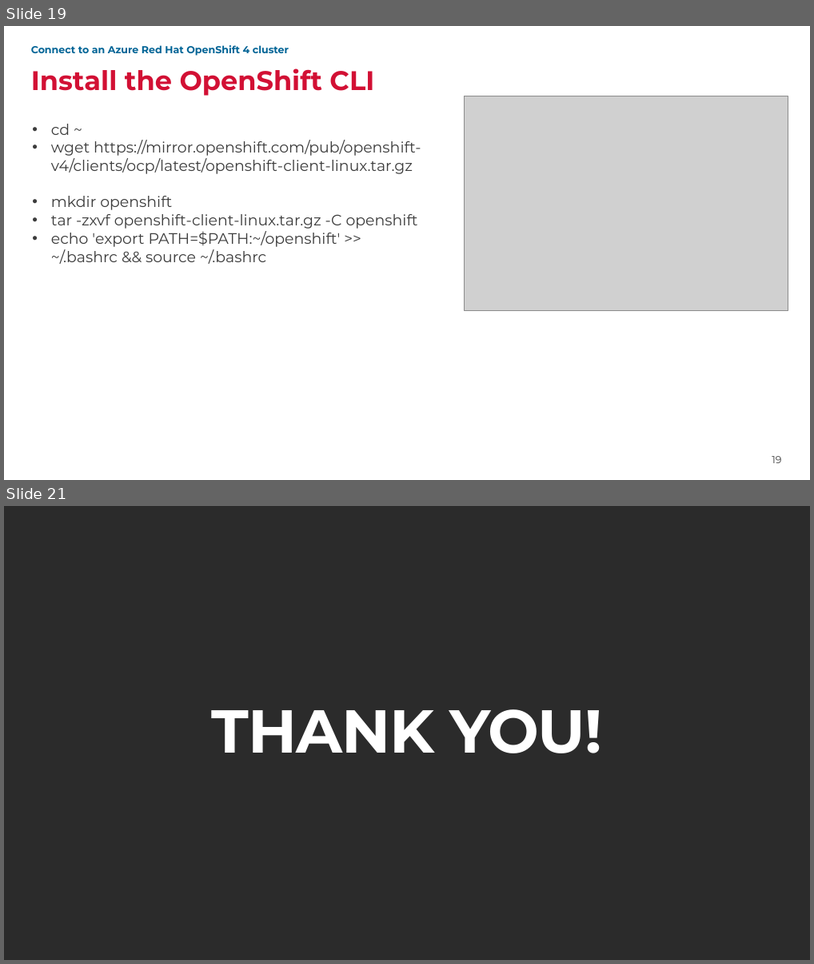
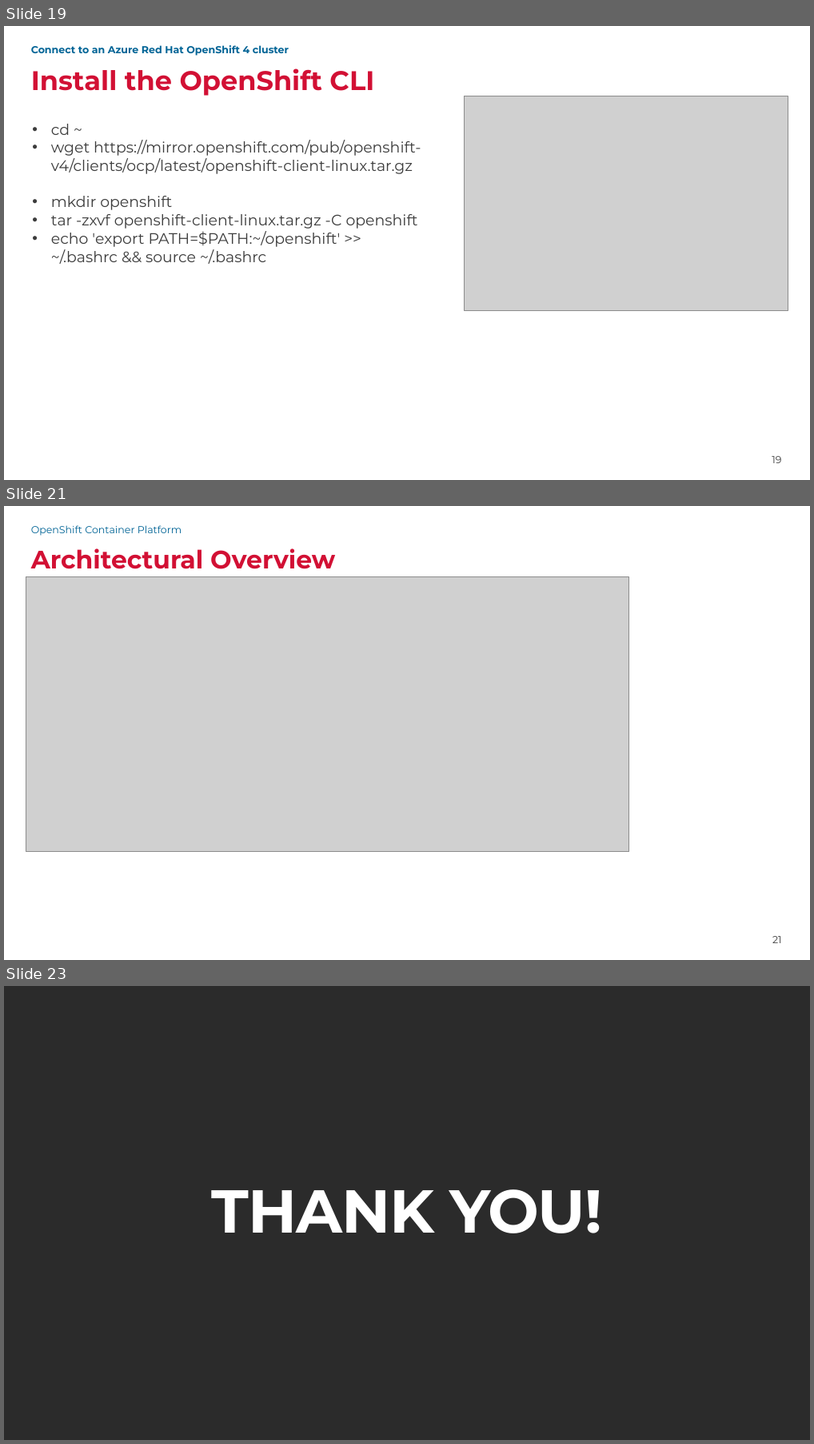
Before and after one commit to AltugYildirim/aroworkshop, a slide deck: SoftwareONE-OCP4-Workshop-Approach.pptx. Shown one above the other, each under a label of ours: slides 19 and 21 before the commit, slides 19, 21 and 23 after it; the slides between them are not shown. The pictures are 814x964 and 814x1444 pixels, drawn with LibreOffice and Linux fonts; fonts in the diff are those of the drawing; grey boxes stand for pictures; background and template pictures are left out; a plain dark background stands for a picture behind light text. Boxes give left, top, right and bottom in pixels: in the first picture for what was removed or moved away, otherwise in the second. Text is boxed around its words. In the diff, an @@ line names an element or a change of style, - is before the commit and + after.

```diff
--- a/SoftwareONE-OCP4-Workshop-Approach.pptx
+++ b/SoftwareONE-OCP4-Workshop-Approach.pptx
@@ slide 21 added at (4,506,810,960), background #FFFFFF @@
@@ subtitle added at (31,525,182,536), 12 pt, text #006496 @@
+OpenShift Container Platform
@@ title added at (31,548,335,569), 30 pt, text #D21034, bold @@
+Architectural Overview
@@ picture added at (26,576,630,852) @@
@@ page number added at (773,936,782,943), 12 pt, text #3C3C3C @@
+21
@@ what was slide 21 is now slide 23 @@
```
Also in this commit, not shown: 2 slides changed, 1 other slide added.
